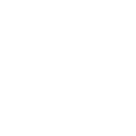
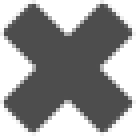
Before/after of a 136×136 layered artwork. What changed in the layer stack:
hid "plus" over [0,0,136,136]
showed "cross.png", painted on it over [0,0,136,136]
